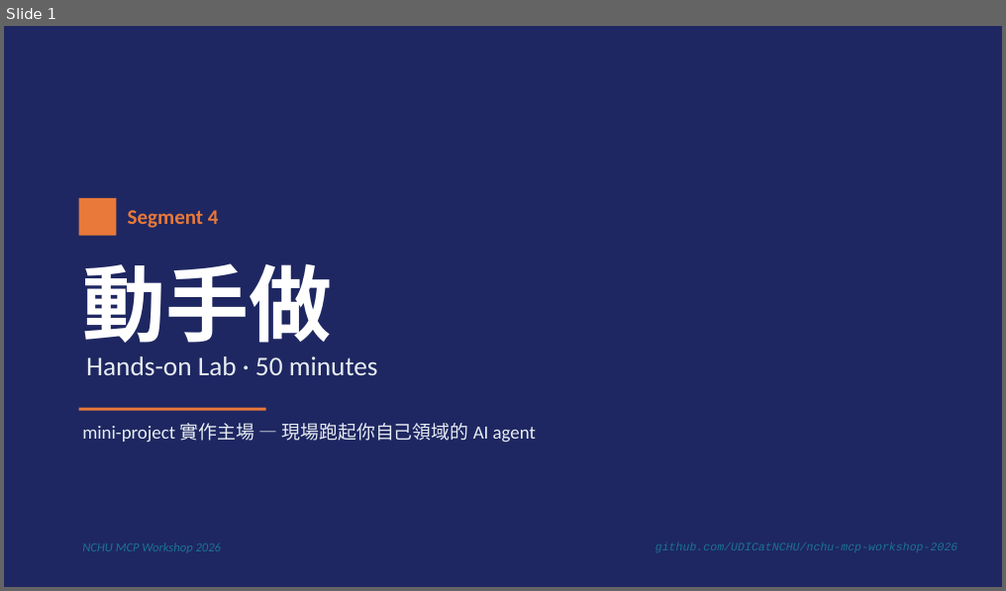
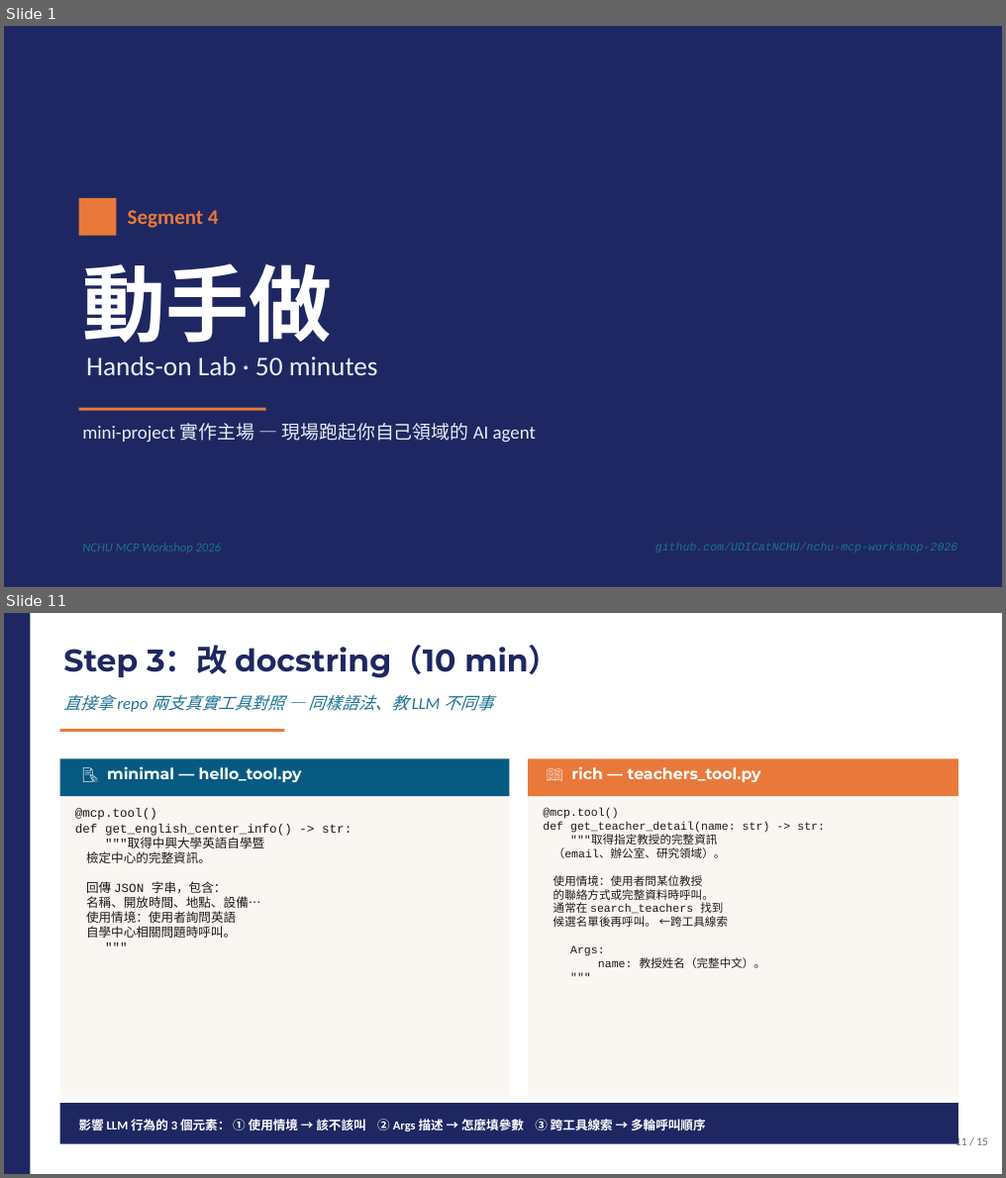
Before and after one commit to UDICatNCHU/nchu-mcp-workshop-2026, a slide deck: 04-hands-on-lab.pptx. Shown one above the other, each under a label of ours: slide 1 before the commit, slides 1 and 11 after it; the slides between them are not shown. The pictures are 1006x591 and 1006x1178 pixels, drawn with LibreOffice and Linux fonts; fonts in the diff are those of the drawing. Boxes give left, top, right and bottom in pixels: in the first picture for what was removed or moved away, otherwise in the second. Text is boxed around its words. In the diff, an @@ line names an element or a change of style, - is before the commit and + after.

Commit message:
feat: strengthen Segment 4 hands-on deck (12 → 15 slides, code-truth aligned)
Round 1 — pacing & facilitation (12 → 14):
- Slide 5 NEW: 行前準備 4 步驟（git clone / API key / .env / setup.sh）
- Slide 6 (was Quick Start) 砍成 3 步驟現場版
- Slide 7 (was Slide 10) 上提為「選你的 LLM 路線」雙欄對照
- Slide 13 NEW: Show & Tell facilitation prompt（35–45 min 交叉展示）

Round 2 — 用 mini-project 真程式碼強化（14 → 15）:
- Slide 5 NEW: 「agent loop 真實長這樣」秀 llm-client.js:23-69 簡化版
  + 三張註腳卡（餵 / 結束 / 工具）+ maxIterations 護欄
- Slide 4 架構圖：↓ 改 ⇅、加「LLM API」旁支 + ⟷ 箭頭，破除單向 pipeline 錯覺
- Slide 7 Quick Start：拆「你輸入 / 你應該看到」雙 code block，秀真實 console output
- Slide 8 路線選擇：加「N+M 的甜蜜」mini-block，並排
  getAnthropicTools() vs getOpenAITools() 4 行 adapter 差別
- Slide 11 docstring：bad/good 假 code → hello_tool vs teachers_tool 真實對照
  （含跨工具線索「通常在 search_teachers 找到候選名單後再呼叫」）
- Slide 13 卡點補 2 條：config.json key vs FastMCP() 名稱不一致 / uv sync 沒跑

Other:
- CLAUDE.md: Segment 1 標籤從「🔨 製作中」修正為「✅ 初稿完成（21 張）」

```diff
--- a/04-hands-on-lab.pptx
+++ b/04-hands-on-lab.pptx
@@ slide 11 added at bbox=[4, 613, 1002, 1174], background #FFFFFF @@
@@ rectangle added at bbox=[4, 613, 1002, 1174], fill #FFFFFF @@
@@ rectangle added at bbox=[4, 613, 30, 1174], fill #1E2761 @@
@@ text added at bbox=[63, 645, 559, 678], 30 pt, text #1E2761, bold @@
+Step 3：改 docstring（10 min）
@@ text added at bbox=[63, 694, 493, 712], 16 pt, text #1C7293, italic @@
+直接拿 repo 兩支真實工具對照 — 同樣語法、教 LLM 不同事
@@ rectangle added at bbox=[60, 729, 285, 732], fill #E8793A @@
@@ rectangle added at bbox=[60, 759, 509, 1096], fill #FAF7F2 @@
@@ rectangle added at bbox=[60, 759, 509, 796], fill #065A82 @@
@@ rectangle added at bbox=[528, 759, 958, 1096], fill #FAF7F2 @@
@@ rectangle added at bbox=[528, 759, 958, 796], fill #E8793A @@
@@ text added at bbox=[107, 766, 302, 782], 15 pt, text #FFFFFF, bold @@
+📝 minimal — hello_tool.py
@@ text added at bbox=[571, 766, 761, 782], 15 pt, text #FFFFFF, bold @@
+📖 rich — teachers_tool.py
@@ text added at bbox=[75, 808, 351, 938], 12 pt, text #1A1A1A @@
+@mcp.tool()
+def get_english_center_info() -> str:
+"""取得中興大學英語自學暨
+檢定中心的完整資訊。
+回傳 JSON 字串，包含：
+名稱、開放時間、地點、設備…
+使用情境：使用者詢問英語
+自學中心相關問題時呼叫。
+"""
@@ text added at bbox=[543, 808, 825, 968], 11 pt, text #1A1A1A @@
+@mcp.tool()
+def get_teacher_detail(name: str) -> str:
+"""取得指定教授的完整資訊
+（email、辦公室、研究領域）。
+使用情境：使用者問某位教授
+的聯絡方式或完整資料時呼叫。
+通常在 search_teachers 找到
+候選名單後再呼叫。 ←跨工具線索
+Args:
+name: 教授姓名（完整中文）。
+"""
@@ rectangle added at bbox=[60, 1103, 958, 1145], fill #1E2761 @@
@@ text added at bbox=[79, 1117, 706, 1134], 12 pt, text #FFFFFF, bold @@
+影響 LLM 行為的 3 個元素： ① 使用情境 → 該不該叫 ② Args 描述 → 怎麼填參數 ③ 跨工具線索 → 多輪呼叫順序
@@ text added at bbox=[955, 1136, 988, 1146], 11 pt, text #6B6B6B @@
+11 / 15
```
Also in this commit, not shown: 6 slides changed, 6 other slides added, 4 slides removed, 2 other files.
